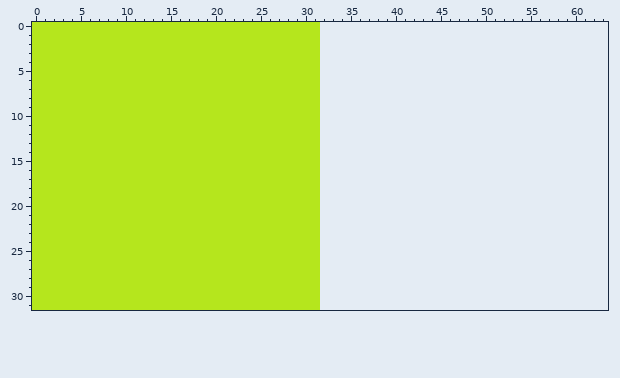
Pixel-art sprite, stored at img/terrain_sheet.png. Above is the file before it was changed.
The file is 32x32 pixels. The old version is drawn lined up with the new one, on the new canvas.
The result:
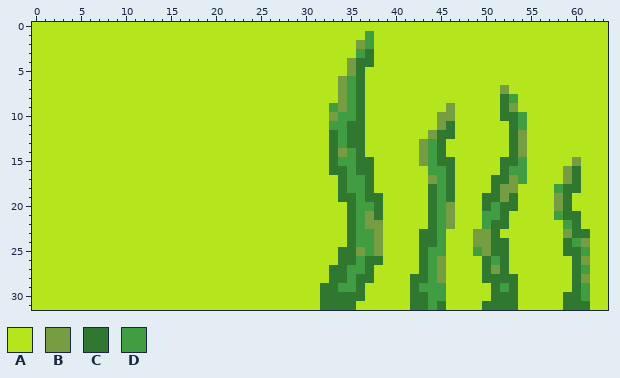
Palette (. is transparent): A #b5e61d  B #779d42  C #307830  D #419d41
What changed:
canvas 32x32 -> 64x32
y 0: x 32..63 ................................ -> AAAAAAAAAAAAAAAAAAAAAAAAAAAAAAAA
y 1: x 32..63 ................................ -> AAAAADAAAAAAAAAAAAAAAAAAAAAAAAAA
y 2: x 32..63 ................................ -> AAAABDAAAAAAAAAAAAAAAAAAAAAAAAAA
y 3: x 32..63 ................................ -> AAAADCAAAAAAAAAAAAAAAAAAAAAAAAAA
y 4: x 32..63 ................................ -> AAABCCAAAAAAAAAAAAAAAAAAAAAAAAAA
y 5: x 32..63 ................................ -> AAABCAAAAAAAAAAAAAAAAAAAAAAAAAAA
y 6: x 32..63 ................................ -> AABDCAAAAAAAAAAAAAAAAAAAAAAAAAAA
y 7: x 32..63 ................................ -> AABDCAAAAAAAAAAAAAAABAAAAAAAAAAA
y 8: x 32..63 ................................ -> AABDCAAAAAAAAAAAAAAACDAAAAAAAAAA
y 9: x 32..63 ................................ -> ADBDCAAAAAAAAABAAAAACBAAAAAAAAAA
y 10: x 32..63 ................................ -> ABDDCAAAAAAAABBAAAAACCDAAAAAAAAA
y 11: x 32..63 ................................ -> ADDCCAAAAAAAABCAAAAAACDAAAAAAAAA
y 12: x 32..63 ................................ -> ACDCCAAAAAAABCCAAAAAACBAAAAAAAAA
y 13: x 32..63 ................................ -> ACDCCAAAAAABDCAAAAAAACBAAAAAAAAA
y 14: x 32..63 ................................ -> ACBDCAAAAAABDCAAAAAAACBAAAAAAAAA
y 15: x 32..63 ................................ -> ACDDCCAAAAABDCCAAAAACCDAAAAABAAA
y 16: x 32..63 ................................ -> ACCDCCAAAAAADDCAAAAACDDAAAABCAAA
y 17: x 32..63 ................................ -> AACDDCAAAAAABDCAAAACCBDAAAABCAAA
y 18: x 32..63 ................................ -> AACDDCAAAAAACDCAAAACBBAAAADCCAAA
y 19: x 32..63 ................................ -> AACCDCCAAAAACDCAAACCBCAAAABCAAAA
y 20: x 32..63 ................................ -> AAACDDCAAAAACDBAAACDCCAAAABCAAAA
y 21: x 32..63 ................................ -> AAACDBCAAAAACDBAAADDCAAAAADCCAAA
y 22: x 32..63 ................................ -> AAACDBBAAAAACDBAAADCCAAAAAADCAAA
y 23: x 32..63 ................................ -> AAACDDBAAAACCDAAABBCAAAAAAABCCAA
y 24: x 32..63 ................................ -> AAACDDBAAAACCDAAABBCCAAAAAACDBAA
y 25: x 32..63 ................................ -> AACCBDBAAAACDDAAADBCCAAAAAACCDAA
y 26: x 32..63 ................................ -> AACCDCCAAAACDBAAAACDCAAAAAAACBAA
y 27: x 32..63 ................................ -> ACCDDCAAAAACDBAAAACBCAAAAAAACDAA
y 28: x 32..63 ................................ -> ACCDCCAAAACCDBAAAACCCCAAAAAACBAA
y 29: x 32..63 ................................ -> CCDDCAAAAACDDDAAAAACDCAAAAAACDAA
y 30: x 32..63 ................................ -> CCCCCAAAAACCDDAAAAACCCAAAAACCDAA
y 31: x 32..63 ................................ -> CCCCAAAAAACCDCAAAACCCCAAAAACCCAA
Boxes around the changes in both pictures, in picture pixels (x1, y1, x2, y2):
added: (320, 22, 608, 310)
